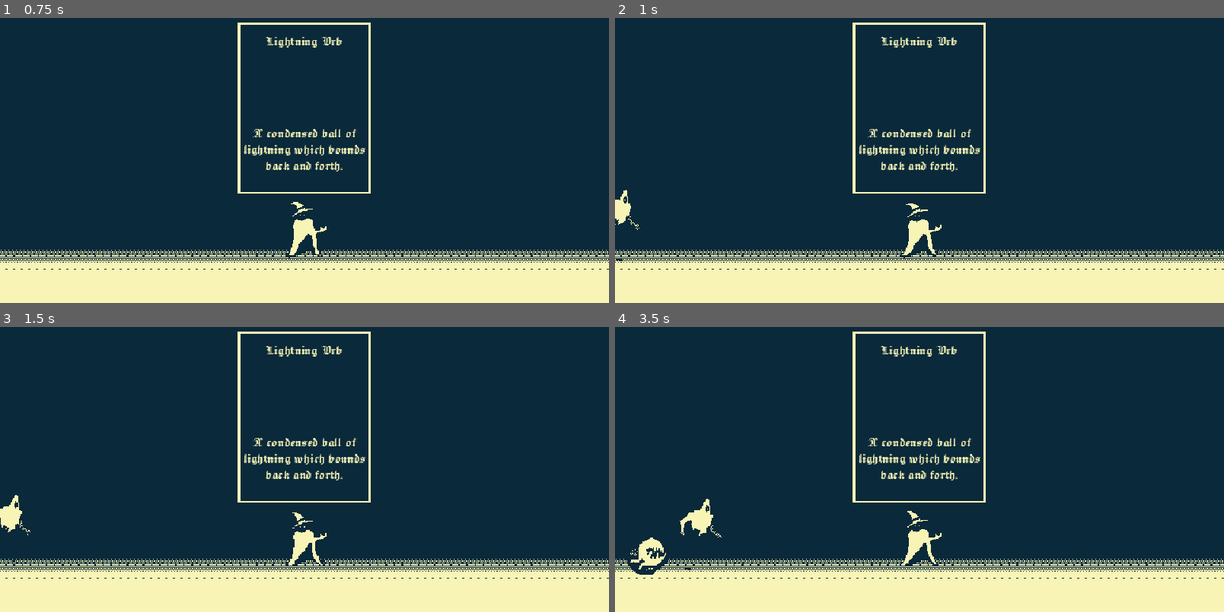
Above: before the commit, frames 1-4 (two rows, left to right).
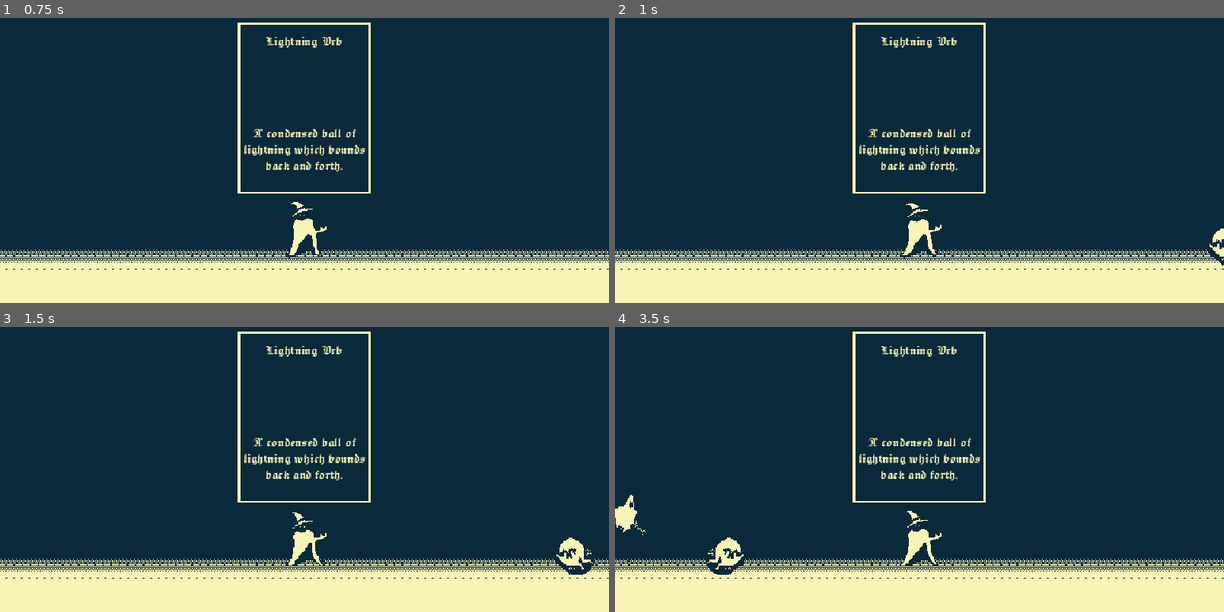
Above: after the commit, the same moments.

Repository: napstyy/shock
Game: Godot game, scene res://scenes/test_2.tscn
Two runs of this game, one before a commit and one after it. Both use one fixed random seed, a clock stepped at 60 frames per second and the inputs below. The project has no main scene, so this scene is started directly.
Inputs (mouse positions are in pixels of both pictures, inside the frame that each line leads up to):
- Up to frame 1 (0.75 s): click (304, 109) at 0.5 s
- Up to frame 2 (1 s): no input
- Up to frame 3 (1.5 s): click (304, 418) at 1.25 s
- Up to frame 4 (3.5 s): click (919, 418) at 2 s; tap 1 (Attack1) at 2.85 s

Frame 1 is identical in both runs. In frame 2, 0.3% of the frame differs, in the area x 0-100%, y 60-87%; in frame 3, 0.6%; in frame 4, 1.3%, in the area x 0-22%, y 58-87%.
Error in both runs: Invalid type in function 'new' in base 'GDScript'. Cannot convert argument 1 from String to int. (res://scripts/upgrade_menu.gd:28)

Commit message:
added wave manager to spawner

Diff:
--- a/prefabs/enemies/spawner.tscn
+++ b/prefabs/enemies/spawner.tscn
@@ -1,15 +1,36 @@
 [gd_scene format=3 uid="uid://xtsbcs12gqpw"]
 
 [ext_resource type="Script" uid="uid://byuut5v3i328t" path="res://scripts/enemy/spawner.gd" id="1_ohdau"]
+[ext_resource type="Script" uid="uid://ds7ipm0r0rs28" path="res://scripts/enemy/wave.gd" id="2_ajqkl"]
 [ext_resource type="PackedScene" uid="uid://b82yrmhbxwhu3" path="res://prefabs/enemies/ghost.tscn" id="2_jodvj"]
+[ext_resource type="Script" uid="uid://bdlrie3xqxcv1" path="res://scripts/enemy/enemy_count.gd" id="3_i0lvk"]
 [ext_resource type="PackedScene" uid="uid://c6m1sf4ew33xc" path="res://prefabs/enemies/wraith.tscn" id="3_oy8jr"]
+
+[sub_resource type="Resource" id="Resource_aqx5k"]
+script = ExtResource("3_i0lvk")
+scene = ExtResource("2_jodvj")
+metadata/_custom_type_script = "uid://bdlrie3xqxcv1"
+
+[sub_resource type="Resource" id="Resource_sb33p"]
+script = ExtResource("3_i0lvk")
+scene = ExtResource("3_oy8jr")
+count = 1
+metadata/_custom_type_script = "uid://bdlrie3xqxcv1"
+
+[sub_resource type="Resource" id="Resource_k6aj0"]
+script = ExtResource("2_ajqkl")
+enemies = Array[ExtResource("3_i0lvk")]([SubResource("Resource_aqx5k"), SubResource("Resource_sb33p")])
+metadata/_custom_type_script = "uid://ds7ipm0r0rs28"
 
 [node name="Spawner" type="Node2D" unique_id=1881567075]
 script = ExtResource("1_ohdau")
-ghost_scene = ExtResource("2_jodvj")
-wraith_scene = ExtResource("3_oy8jr")
+waves = Array[ExtResource("2_ajqkl")]([SubResource("Resource_k6aj0")])
 
 [node name="Timer" type="Timer" parent="." unique_id=1197338374]
 autostart = true
 
+[node name="WaveTimer" type="Timer" parent="." unique_id=315395502]
+one_shot = true
+
 [connection signal="timeout" from="Timer" to="." method="_on_timer_timeout"]
+[connection signal="timeout" from="WaveTimer" to="." method="_on_wave_timer_timeout"]
--- a/scenes/test.tscn
+++ b/scenes/test.tscn
@@ -1,18 +1,43 @@
 [gd_scene format=3 uid="uid://cdye0bsgc6gbo"]
 
-[ext_resource type="Script" uid="uid://byuut5v3i328t" path="res://scripts/enemy/spawner.gd" id="1_bl13t"]
 [ext_resource type="Texture2D" uid="uid://b7aj0qlh3gea6" path="res://assets/BGSHOCK.png" id="1_errlg"]
+[ext_resource type="Script" uid="uid://ds7ipm0r0rs28" path="res://scripts/enemy/wave.gd" id="2_at5dv"]
 [ext_resource type="PackedScene" uid="uid://b82yrmhbxwhu3" path="res://prefabs/enemies/ghost.tscn" id="2_bl13t"]
 [ext_resource type="PackedScene" uid="uid://c6m1sf4ew33xc" path="res://prefabs/enemies/wraith.tscn" id="3_74lek"]
+[ext_resource type="PackedScene" uid="uid://xtsbcs12gqpw" path="res://prefabs/enemies/spawner.tscn" id="3_iyx0m"]
+[ext_resource type="Script" uid="uid://bdlrie3xqxcv1" path="res://scripts/enemy/enemy_count.gd" id="3_jcd4p"]
 [ext_resource type="PackedScene" uid="uid://d2j2dagcw53r2" path="res://prefabs/player.tscn" id="5_j5jx5"]
 
 [sub_resource type="WorldBoundaryShape2D" id="WorldBoundaryShape2D_errlg"]
 distance = -15.0
 
+[sub_resource type="Resource" id="Resource_aqx5k"]
+script = ExtResource("3_jcd4p")
+scene = ExtResource("2_bl13t")
+metadata/_custom_type_script = "uid://bdlrie3xqxcv1"
+
+[sub_resource type="Resource" id="Resource_sb33p"]
+script = ExtResource("3_jcd4p")
+scene = ExtResource("3_74lek")
+count = 1
+metadata/_custom_type_script = "uid://bdlrie3xqxcv1"
+
+[sub_resource type="Resource" id="Resource_k6aj0"]
+script = ExtResource("2_at5dv")
+enemies = Array[ExtResource("3_jcd4p")]([SubResource("Resource_aqx5k"), SubResource("Resource_sb33p")])
+metadata/_custom_type_script = "uid://ds7ipm0r0rs28"
+
+[sub_resource type="Resource" id="Resource_at5dv"]
+script = ExtResource("3_jcd4p")
+scene = ExtResource("3_74lek")
+metadata/_custom_type_script = "uid://bdlrie3xqxcv1"
+
+[sub_resource type="Resource" id="Resource_jcd4p"]
+script = ExtResource("2_at5dv")
+enemies = Array[ExtResource("3_jcd4p")]([SubResource("Resource_at5dv")])
+metadata/_custom_type_script = "uid://ds7ipm0r0rs28"
+
 [node name="Test" type="Node2D" unique_id=1217248449]
-script = ExtResource("1_bl13t")
-ghost_scene = ExtResource("2_bl13t")
-wraith_scene = ExtResource("3_74lek")
 
 [node name="Bgshock" type="Sprite2D" parent="." unique_id=876950034]
 position = Vector2(320, 180)
@@ -26,11 +51,9 @@
 position = Vector2(-1, -7)
 shape = SubResource("WorldBoundaryShape2D_errlg")
 
-[node name="Timer" type="Timer" parent="." unique_id=25403461]
-wait_time = 2.0
-autostart = true
-
 [node name="player" parent="." unique_id=849173276 instance=ExtResource("5_j5jx5")]
 position = Vector2(320, 284)
 
-[connection signal="timeout" from="Timer" to="." method="_on_timer_timeout"]
+[node name="Spawner" parent="." unique_id=1881567075 instance=ExtResource("3_iyx0m")]
+waves = Array[ExtResource("2_at5dv")]([SubResource("Resource_k6aj0"), SubResource("Resource_jcd4p")])
+time_between_waves = 5.0
--- /dev/null
+++ b/scripts/enemy/enemy_count.gd
@@ -0,0 +1,5 @@
+class_name EnemyEntry
+extends Resource
+
+@export var scene: PackedScene
+@export var count: int = 5
--- a/scripts/enemy/spawner.gd
+++ b/scripts/enemy/spawner.gd
@@ -1,20 +1,40 @@
 extends Node2D
+@export var waves: Array[Wave]
+@onready var timer: Timer = $Timer
+@onready var wave_timer: Timer = $WaveTimer
+var current_wave: int = 0
+var spawn_queue: Array[PackedScene] = []
 
-@export var ghost_scene: PackedScene
-@export var wraith_scene: PackedScene
-@export var spawn_interval: float = 2.0
-@onready var timer: Timer = $Timer
+@export var time_between_waves: float = 3.0
 
 func _ready() -> void:
-	timer.wait_time = spawn_interval
+	start_wave()
+
+func start_wave() -> void:
+	if current_wave >= waves.size():
+		print("all waves done")
+		return #stops running when waves r done
+	spawn_queue.clear()
+	for entry in waves[current_wave].enemies:
+		for i in entry.count:
+			spawn_queue.append(entry.scene)
+	spawn_queue.shuffle()
+	timer.start()
 
 func spawn() -> void:
-	var enemy_scene = [ghost_scene, wraith_scene].pick_random()
-	var enemy = enemy_scene.instantiate()
+	if spawn_queue.is_empty():
+		timer.stop()
+		current_wave += 1
+		wave_timer.wait_time = time_between_waves
+		wave_timer.start()
+		return #finishes spawning everything then goes to next wave
+	var enemy = spawn_queue.pop_back().instantiate() #spawns
 	var side = [-1, 1].pick_random()
 	enemy.global_position = Vector2(320 + side * 320, 300)
 	add_child(enemy)
 
+func _on_timer_timeout() -> void:
+	spawn()
 
-func _on_timer_timeout():
-	spawn()
+func _on_wave_timer_timeout() -> void:
+	start_wave()
--- /dev/null
+++ b/scripts/enemy/wave.gd
@@ -0,0 +1,4 @@
+class_name Wave
+extends Resource
+
+@export var enemies: Array[EnemyEntry]
Not shown, added: scripts/enemy/enemy_count.gd.uid
Not shown, added: scripts/enemy/wave.gd.uid
